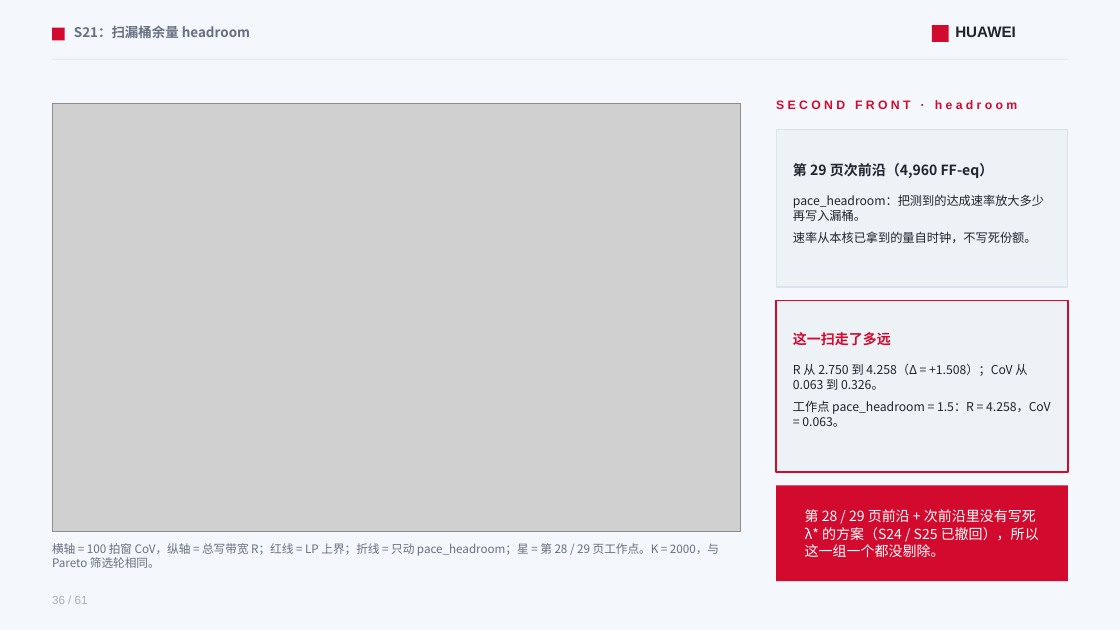
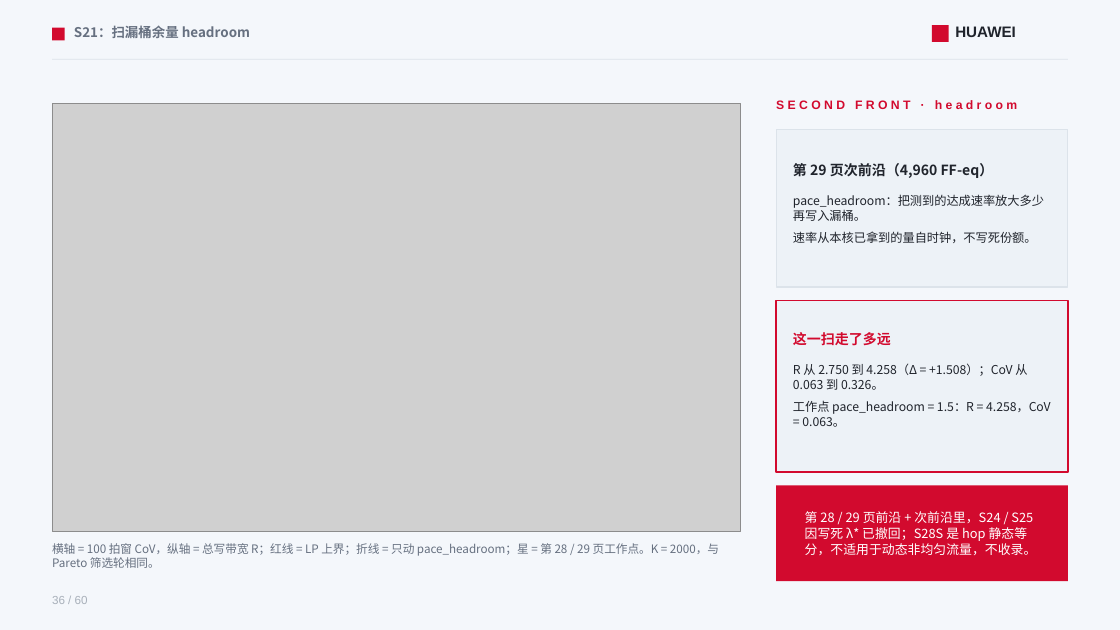
Before and after one commit to lukebest/booksim2, a slide deck: slide 36 of ppt/ring2-write-fairness.pptx. Drawn at 1120x630 pixels with LibreOffice and Linux fonts; fonts in the diff are those of the drawing; grey boxes stand for pictures. Boxes give left, top, right and bottom in pixels: in the first picture for what was removed or moved away, otherwise in the second. Text is boxed around its words. In the diff, an @@ line names an element or a change of style, - is before the commit and + after.

```diff
--- a/ppt/ring2-write-fairness.pptx
+++ b/ppt/ring2-write-fairness.pptx
@@ text at (805,511,1037,555): text changed; size 12 to 11 pt @@
-第 28 / 29 页前沿 + 次前沿里没有写死 λ* 的方案（S24 / S25 已撤回），所以这一组一个都没剔除。
+第 28 / 29 页前沿 + 次前沿里，S24 / S25 因写死 λ* 已撤回；S28S 是 hop 静态等分，不适用于动态非均匀流量，不收录。
@@ text at (52,596,88,604): text changed @@
-36 / 61
+36 / 60
```
Also in this commit, not shown: 58 other slides changed, 1 slide removed, 7 other files.
